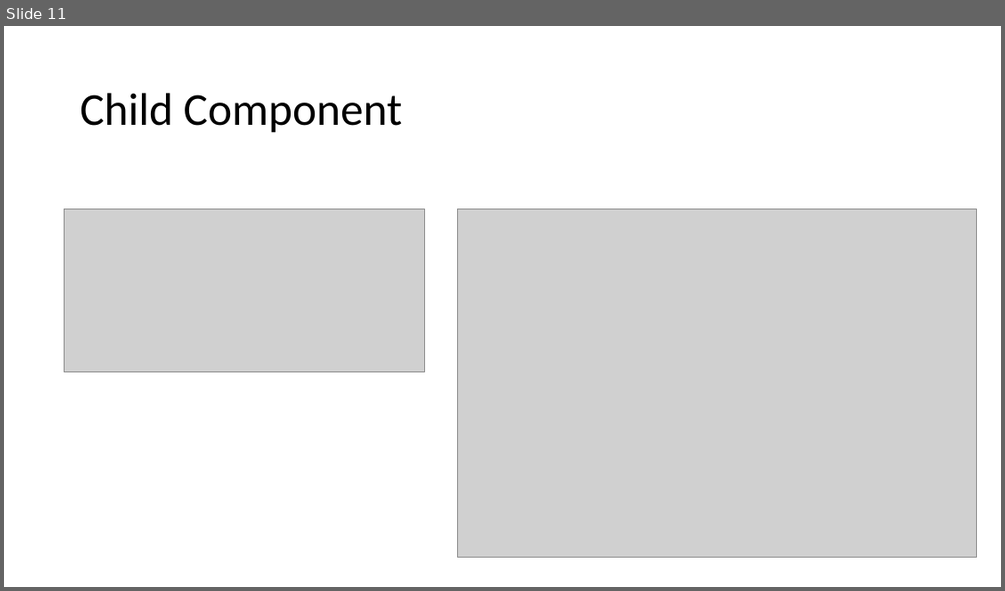
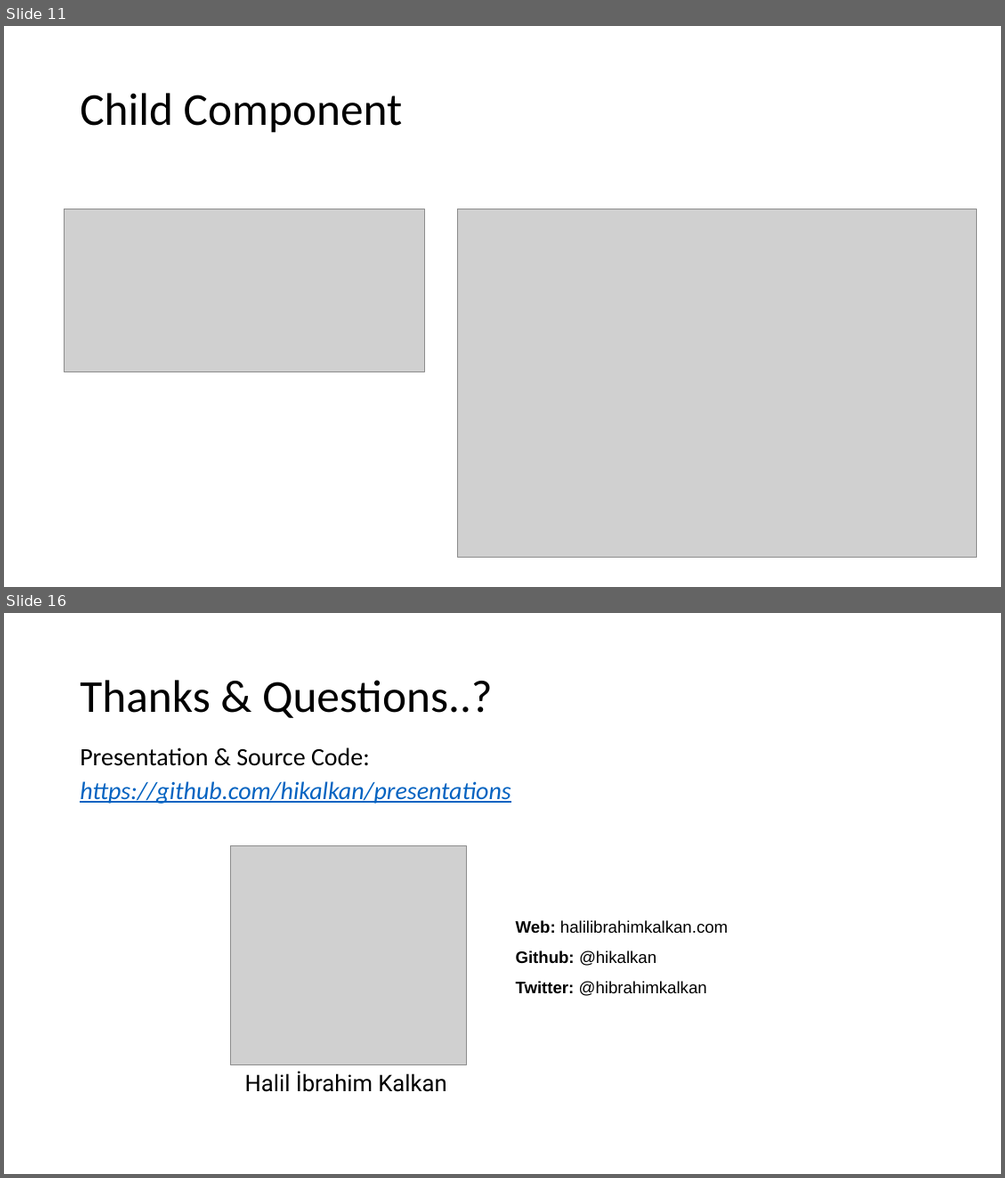
Before and after one commit to hikalkan/presentations, a slide deck: 2021-02-21 DotnetKonf/Presentation.pptx. Shown one above the other, each under a label of ours: slide 11 before the commit, slides 11 and 16 after it; the slides between them are not shown. The pictures are 1005x591 and 1005x1178 pixels, drawn with LibreOffice and Linux fonts; fonts in the diff are those of the drawing; grey boxes stand for pictures. Boxes give left, top, right and bottom in pixels: in the first picture for what was removed or moved away, otherwise in the second. Text is boxed around its words. In the diff, an @@ line names an element or a change of style, - is before the commit and + after.

```diff
--- a/2021-02-21 DotnetKonf/Presentation.pptx
+++ b/2021-02-21 DotnetKonf/Presentation.pptx
@@ slide 16 added at (4,613,1001,1174), background #FFFFFF @@
@@ title added at (80,680,493,718), 44 pt, text #000000 @@
+Thanks & Questions..?
@@ text added at (80,747,370,766), 24 pt, text #000000 @@
+Presentation & Source Code:
@@ text added at (80,781,511,803), 24 pt, text #0563C1, italic, underline @@
+https://github.com/hikalkan/presentations
@@ picture added at (231,845,467,1064) @@
@@ text added at (516,920,728,996), 16 pt, text #000000 @@
+Web: halilibrahimkalkan.com
+Github: @hikalkan
+Twitter: @hibrahimkalkan
@@ text added at (245,1070,446,1092), 22 pt, text #000000 @@
+Halil İbrahim Kalkan
```
Also in this commit, not shown: 4 other slides added.
